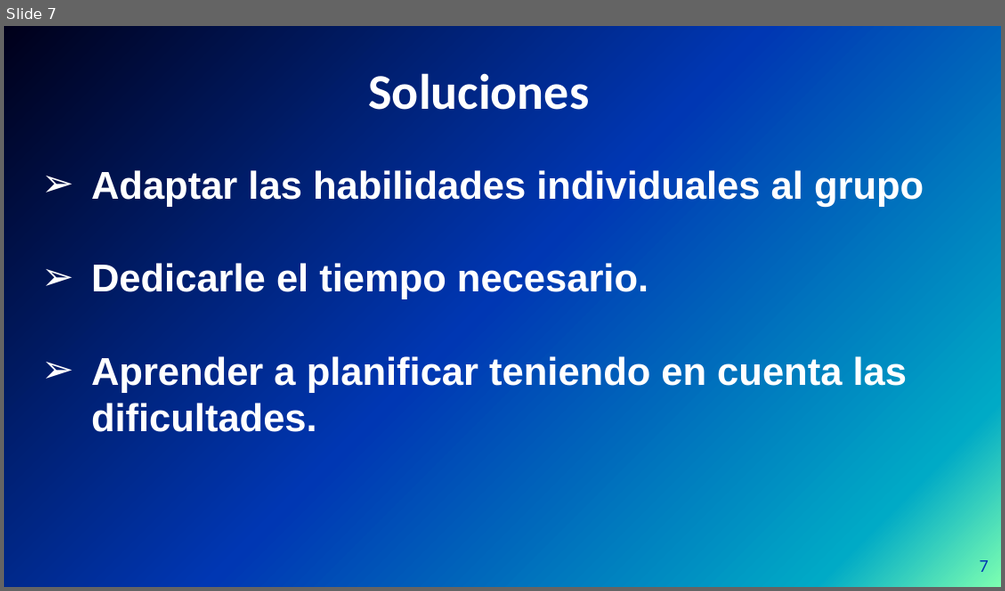
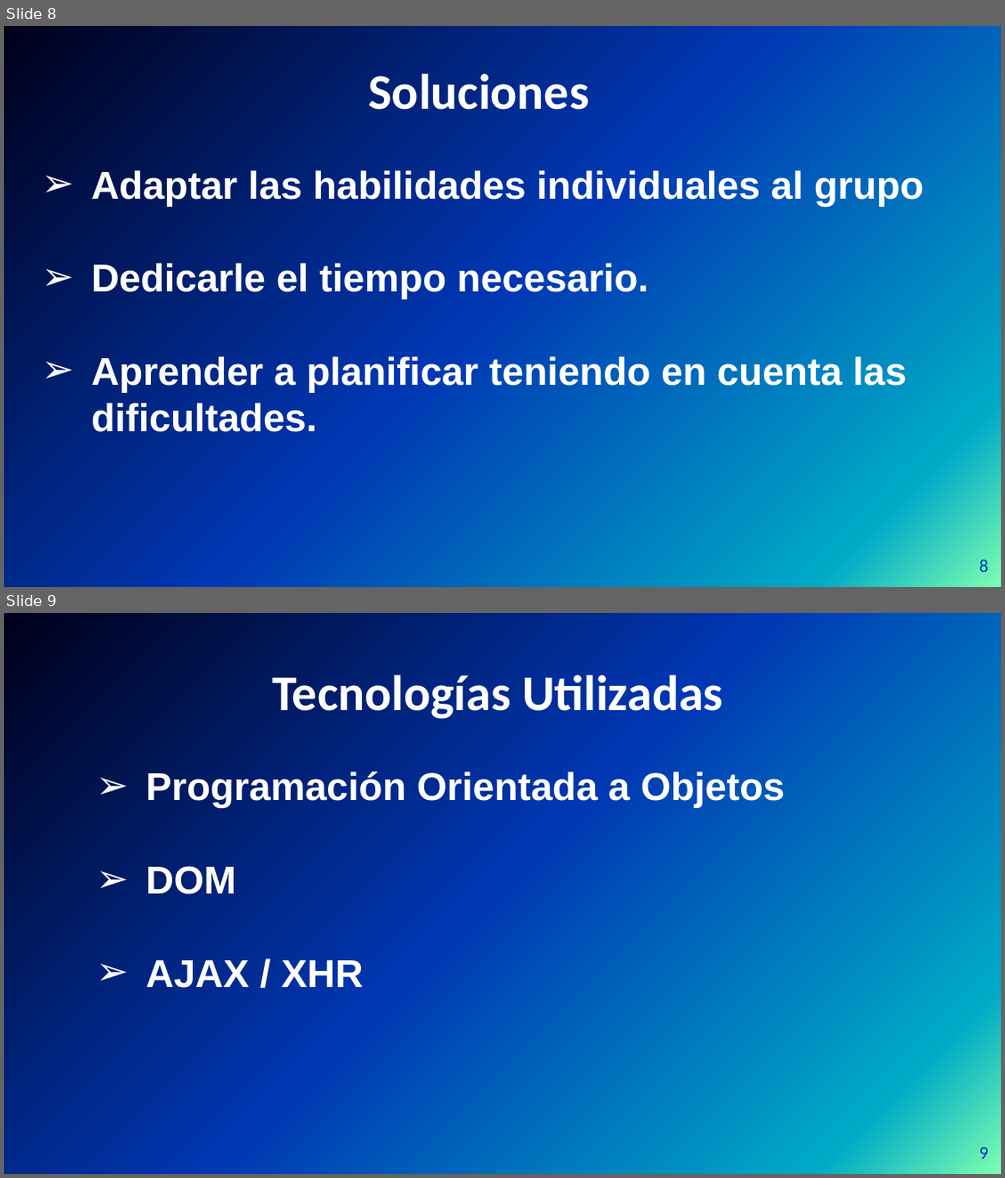
Before and after one commit to Tiinocm/ProyectoIntegrado, a slide deck: carles/presentacion de cronos.pptx. Shown one above the other, each under a label of ours: slide 7 before the commit, slides 8 and 9 after it. The pictures are 1005x591 and 1005x1178 pixels, drawn with LibreOffice and Linux fonts; fonts in the diff are those of the drawing; background and template pictures are left out. Boxes give left, top, right and bottom in pixels: in the first picture for what was removed or moved away, otherwise in the second. Text is boxed around its words. In the diff, an @@ line names an element or a change of style, - is before the commit and + after.

```diff
--- a/carles/presentacion de cronos.pptx
+++ b/carles/presentacion de cronos.pptx
@@ slide 9 added at (x1=4, y1=613, x2=1001, y2=1174), background picture (left out) @@
@@ title added at (x1=272, y1=674, x2=723, y2=719), 36 pt, text #FFFFFF, bold @@
+Tecnologías Utilizadas
@@ text added at (x1=146, y1=770, x2=785, y2=988), 28 pt, text #FFFFFF, bold @@
+➢ Programación Orientada a Objetos
+➢ DOM
+➢ AJAX / XHR
@@ page number added at (x1=979, y1=1147, x2=988, y2=1159), 13 pt, text #0037B3 @@
+9
@@ what was slide 7 is now slide 8 @@
@@ page number at (x1=979, y1=559, x2=988, y2=572): text changed @@
-7
+8
```
Also in this commit, not shown: 1 slide changed, 1 other slide added, 1 slide removed.
